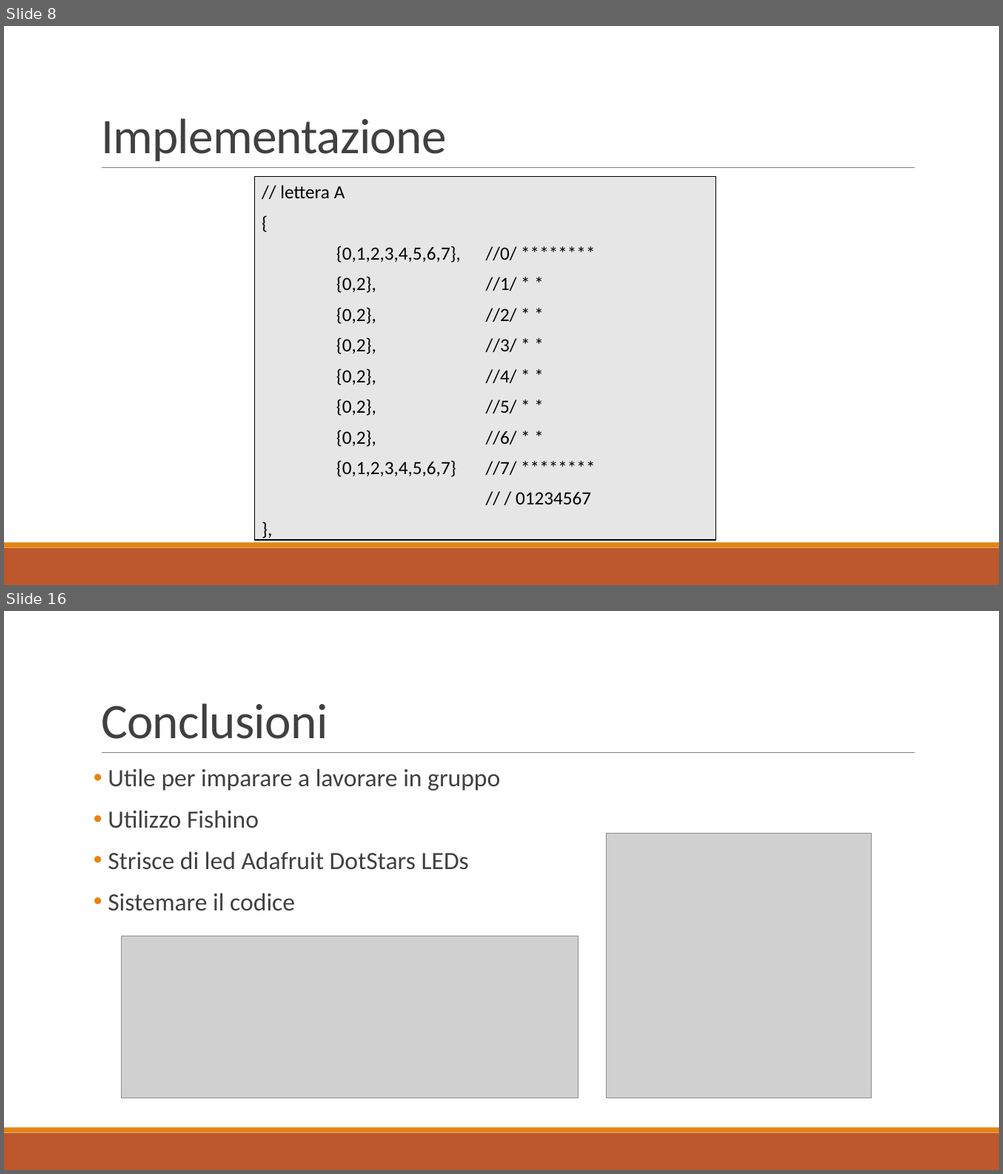
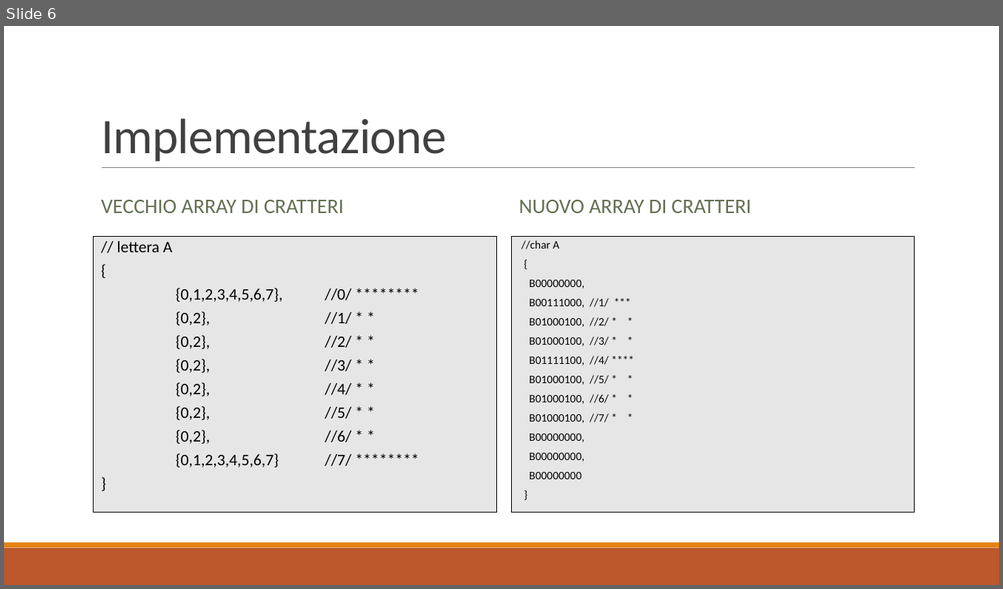
Before and after one commit to nemastojanovic/FanClock2, a slide deck: Documentazione/I3_PRESENTAZIONE_PROG3.pptx. Shown one above the other, each under a label of ours: slides 8 and 16 before the commit, slide 6 after it; the slides between them are not shown. The pictures are 1003x1174 and 1003x589 pixels, drawn with LibreOffice and Linux fonts; fonts in the diff are those of the drawing; grey boxes stand for pictures. Boxes give left, top, right and bottom in pixels: in the first picture for what was removed or moved away, otherwise in the second. Text is boxed around its words. In the diff, an @@ line names an element or a change of style, - is before the commit and + after.

```diff
--- a/Documentazione/I3_PRESENTAZIONE_PROG3.pptx
+++ b/Documentazione/I3_PRESENTAZIONE_PROG3.pptx
@@ slide 16 removed at [4, 611, 999, 1170], background #FFFFFF; not listed: 3 template elements that a slide beside it also shows @@
@@ title removed at [101, 703, 327, 739] @@
-Conclusioni
@@ text removed at [108, 769, 500, 911] @@
-• Utile per imparare a lavorare in gruppo
-• Utilizzo Fishino
-• Strisce di led Adafruit DotStars LEDs
-• Sistemare il codice
@@ picture removed at [606, 834, 871, 1099] @@
@@ picture removed at [121, 937, 578, 1098] @@
@@ what was slide 8 is now slide 6 @@
@@ slide 6 changed as well @@
@@ text added at [101, 200, 344, 213], 20 pt, text #637052 @@
+VECCHIO ARRAY DI CRATTERI
@@ text added at [519, 200, 751, 213], 20 pt, text #637052 @@
+NUOVO ARRAY DI CRATTERI
@@ text "// lettera A": place and size @@
-text "// lettera A" at [254, 177, 716, 541]
+text "// lettera A" at [94, 236, 496, 511]
@@ text "// lettera A" at [94, 236, 496, 511]: rectangle to text @@
@@ text at [117, 241, 351, 468]: size 18 to 15.5 pt; line spacing 1 to 0.8 @@
@@ text added at [512, 236, 914, 511], fill #E7E6E6, outline #000000 0.75 pt, 11 pt, text #000000 @@
+//char A
+{
+B00000000,
+B00111000, //1/ ***
+B01000100, //2/ * *
+B01000100, //3/ * *
+B01111100, //4/ ****
+B01000100, //5/ * *
+B01000100, //6/ * *
+B01000100, //7/ * *
+B00000000,
+B00000000,
+B00000000
+}
@@ text at [515, 492, 591, 505]: text changed; size 18 to 15.5 pt @@
-// / 01234567
-},
+}
```
Also in this commit, not shown: 3 other slides changed, 10 slides added, 11 other slides removed.
